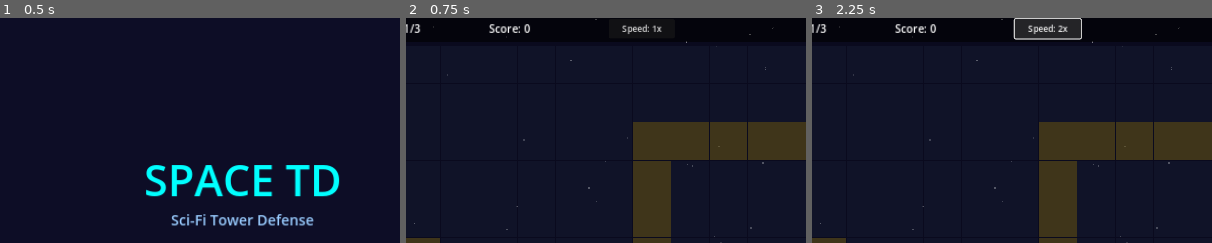
Above: before the commit, frames 1-3 (left to right).
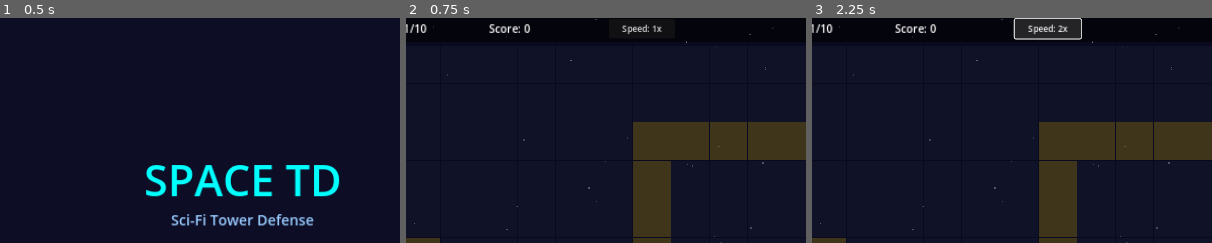
Above: after the commit, the same moments.

Repository: brew354/void_TD
Game: Godot game, scene res://Scenes/MenuScene.tscn
Same seed, same stepped clock (60 frames per second), same inputs: the game is played once before the commit and once after it.
Inputs:
- Up to frame 1 (0.5 s): no input
- Up to frame 2 (0.75 s): click "START GAME" at 0.5 s
- Up to frame 3 (2.25 s): click "START WAVE" at 1.25 s; click "Speed: 1x" at 2 s
The pictures show only the part of the screen within x 20-70%, y 0-50%; the shares and areas given below are measured in that part.

Frame 1 is identical in both runs. In frame 2, less than 0.1% of the frame differs, in the area x 2-6%, y 2-7%; in frame 3, less than 0.1%.

Commit message:
Expand to 10 waves with progressive difficulty scaling
- 10 waves (up from 3); boss waves at 3, 6, 9, 10 (finale has 2 bosses)
- Enemy HP scales by wave multiplier (1.0 → 2.62 across 10 waves)
- Speed scales at 30% of the HP multiplier to keep game readable
- WaveData carries difficulty_scale; WaveManager threads it through spawn signal
- EnemyNode.setup() accepts optional wave_scale parameter

Co-Authored-By: Claude Sonnet 4.6 <noreply@anthropic.com>

Diff:
--- a/SpaceTD/Models/WaveDefinition.gd
+++ b/SpaceTD/Models/WaveDefinition.gd
@@ -14,28 +14,74 @@
 		count = c
 		interval = i
 
-# WaveData holds an array of SpawnGroups and a delay before first spawn
+# WaveData holds spawn groups, a pre-delay, and a difficulty scale multiplier
 class WaveData:
 	var groups: Array  # Array[SpawnGroup]
 	var pre_delay: float
+	var difficulty_scale: float  # Multiplies enemy HP and partially scales speed
 
-	func _init(g: Array, d: float = 0.5) -> void:
+	func _init(g: Array, d: float = 0.5, s: float = 1.0) -> void:
 		groups = g
 		pre_delay = d
+		difficulty_scale = s
+
+# Scale increases 0.18 per wave: wave 1 = 1.0, wave 5 = 1.72, wave 10 = 2.62
+static func _scale(wave_idx: int) -> float:
+	return 1.0 + wave_idx * 0.18
 
 static func all_waves() -> Array:
 	return [
-		# Wave 1: 8 scouts
-		WaveData.new([SpawnGroup.new(EnemyDefinition.EnemyType.SCOUT, 8, 1.0)]),
-		# Wave 2: 5 scouts + 3 tanks
+		# Wave 1 — intro
+		WaveData.new([
+			SpawnGroup.new(EnemyDefinition.EnemyType.SCOUT, 8, 1.0),
+		], 0.5, _scale(0)),
+		# Wave 2
 		WaveData.new([
 			SpawnGroup.new(EnemyDefinition.EnemyType.SCOUT, 5, 0.8),
 			SpawnGroup.new(EnemyDefinition.EnemyType.TANK,  3, 2.0),
-		]),
-		# Wave 3: 4 scouts + 5 tanks + 1 boss
+		], 0.5, _scale(1)),
+		# Wave 3 — first boss
 		WaveData.new([
 			SpawnGroup.new(EnemyDefinition.EnemyType.SCOUT, 4, 0.8),
 			SpawnGroup.new(EnemyDefinition.EnemyType.TANK,  5, 1.5),
 			SpawnGroup.new(EnemyDefinition.EnemyType.BOSS,  1, 3.0),
-		]),
+		], 0.5, _scale(2)),
+		# Wave 4
+		WaveData.new([
+			SpawnGroup.new(EnemyDefinition.EnemyType.SCOUT, 10, 0.7),
+			SpawnGroup.new(EnemyDefinition.EnemyType.TANK,   3, 1.8),
+		], 0.5, _scale(3)),
+		# Wave 5
+		WaveData.new([
+			SpawnGroup.new(EnemyDefinition.EnemyType.SCOUT, 8, 0.7),
+			SpawnGroup.new(EnemyDefinition.EnemyType.TANK,  5, 1.5),
+		], 0.5, _scale(4)),
+		# Wave 6 — boss
+		WaveData.new([
+			SpawnGroup.new(EnemyDefinition.EnemyType.SCOUT, 6, 0.7),
+			SpawnGroup.new(EnemyDefinition.EnemyType.TANK,  6, 1.5),
+			SpawnGroup.new(EnemyDefinition.EnemyType.BOSS,  1, 3.0),
+		], 0.5, _scale(5)),
+		# Wave 7
+		WaveData.new([
+			SpawnGroup.new(EnemyDefinition.EnemyType.SCOUT, 12, 0.6),
+			SpawnGroup.new(EnemyDefinition.EnemyType.TANK,   7, 1.4),
+		], 0.5, _scale(6)),
+		# Wave 8
+		WaveData.new([
+			SpawnGroup.new(EnemyDefinition.EnemyType.SCOUT, 10, 0.6),
+			SpawnGroup.new(EnemyDefinition.EnemyType.TANK,   8, 1.3),
+		], 0.5, _scale(7)),
+		# Wave 9 — boss
+		WaveData.new([
+			SpawnGroup.new(EnemyDefinition.EnemyType.SCOUT, 8, 0.6),
+			SpawnGroup.new(EnemyDefinition.EnemyType.TANK,  9, 1.3),
+			SpawnGroup.new(EnemyDefinition.EnemyType.BOSS,  1, 3.0),
+		], 0.5, _scale(8)),
+		# Wave 10 — finale
+		WaveData.new([
+			SpawnGroup.new(EnemyDefinition.EnemyType.SCOUT, 12, 0.5),
+			SpawnGroup.new(EnemyDefinition.EnemyType.TANK,  12, 1.2),
+			SpawnGroup.new(EnemyDefinition.EnemyType.BOSS,   2, 3.0),
+		], 0.5, _scale(9)),
 	]
--- a/SpaceTD/Nodes/EnemyNode.gd
+++ b/SpaceTD/Nodes/EnemyNode.gd
@@ -34,12 +34,12 @@
 var _hp_bar_bg: ColorRect
 var _hp_bar_fg: ColorRect
 
-func setup(type: EnemyDefinition.EnemyType) -> void:
+func setup(type: EnemyDefinition.EnemyType, wave_scale: float = 1.0) -> void:
 	enemy_type = type
 	var s = EnemyDefinition.stats(type)
-	max_hp = float(s["hp"])
+	max_hp = float(s["hp"]) * wave_scale
 	current_hp = max_hp
-	speed = float(s["speed"])
+	speed = float(s["speed"]) * (1.0 + (wave_scale - 1.0) * 0.3)
 	reward = int(s["reward"])
 	lives_damage = int(s["lives_damage"])
 
--- a/SpaceTD/Scenes/GameScene.gd
+++ b/SpaceTD/Scenes/GameScene.gd
@@ -241,10 +241,10 @@
 		get_tree().paused = true
 
 # ── Enemy Spawning ────────────────────────────────────────────────────────────
-func _on_enemy_spawned(enemy_type: EnemyDefinition.EnemyType) -> void:
+func _on_enemy_spawned(enemy_type: EnemyDefinition.EnemyType, wave_scale: float) -> void:
 	var enemy = EnemyNode.new()
 	enemy_layer.add_child(enemy)
-	enemy.setup(enemy_type)
+	enemy.setup(enemy_type, wave_scale)
 	enemy.died.connect(_on_enemy_died)
 	enemy.exited.connect(_on_enemy_exited)
 	if enemy.is_boss:
--- a/SpaceTD/Systems/WaveManager.gd
+++ b/SpaceTD/Systems/WaveManager.gd
@@ -5,13 +5,14 @@
 const EnemyDefinition = preload("res://Models/EnemyDefinition.gd")
 
 signal wave_complete
-signal enemy_spawned(enemy_type)
+signal enemy_spawned(enemy_type, wave_scale: float)
 
 var _scene: Node  # GameScene reference for running timers
 var _waves: Array
 var _current_wave_index: int = 0
 var _active_enemy_count: int = 0
 var _spawning: bool = false
+var _current_wave_scale: float = 1.0
 
 func _init(scene: Node) -> void:
 	_scene = scene
@@ -31,6 +32,7 @@
 		return
 	_spawning = true
 	var wave_data = _waves[_current_wave_index]
+	_current_wave_scale = wave_data.difficulty_scale
 	_current_wave_index += 1
 	_schedule_wave(wave_data)
 
@@ -48,7 +50,7 @@
 	end_timer.timeout.connect(_check_wave_end, CONNECT_ONE_SHOT)
 
 func _do_spawn(enemy_type: EnemyDefinition.EnemyType) -> void:
-	enemy_spawned.emit(enemy_type)
+	enemy_spawned.emit(enemy_type, _current_wave_scale)
 
 func on_enemy_resolved() -> void:
 	# Called by GameScene when an enemy dies or exits
--- a/SpaceTD/validate.gd
+++ b/SpaceTD/validate.gd
@@ -66,7 +66,7 @@
 	# --- WaveDefinition ---
 	print("\n[ WaveDefinition ]")
 	var waves = WaveDefinition.all_waves()
-	_assert(waves.size() == 3, "3 waves defined")
+	_assert(waves.size() == 10, "10 waves defined")
 	var w1_count = 0
 	for g in waves[0].groups: w1_count += g.count
 	_assert(w1_count == 8, "Wave 1: 8 enemies")
@@ -79,6 +79,11 @@
 	_assert(waves[2].groups.size() == 3, "Wave 3 has 3 spawn groups")
 	_assert(waves[2].groups[2].type == EnemyDefinition.EnemyType.BOSS, "Wave 3 third group is BOSS")
 	_assert(waves[2].groups[2].count == 1, "Wave 3 boss group count = 1")
+	_assert(waves[5].groups[2].type == EnemyDefinition.EnemyType.BOSS, "Wave 6 has boss")
+	_assert(waves[8].groups[2].type == EnemyDefinition.EnemyType.BOSS, "Wave 9 has boss")
+	_assert(waves[9].groups[2].count == 2, "Wave 10 has 2 bosses")
+	_assert(waves[1].difficulty_scale > waves[0].difficulty_scale, "Scale increases each wave")
+	_assert(waves[9].difficulty_scale > waves[4].difficulty_scale, "Wave 10 harder than wave 5")
 
 	# --- GridManager ---
 	print("\n[ GridManager ]")
@@ -139,6 +144,12 @@
 	_assert(boss.stun_pulse.get_connections().size() >= 0, "Boss has stun_pulse signal")
 	boss.queue_free()
 
+	var scaled = EnemyNode.new()
+	scaled.setup(EnemyDefinition.EnemyType.SCOUT, 2.0)
+	_assert(scaled.max_hp == 100.0, "Scout at scale 2.0 has 100 hp")
+	_assert(scaled.speed > 200.0, "Scout at scale 2.0 is faster than base")
+	scaled.queue_free()
+
 	# --- TowerNode stun ---
 	print("\n[ TowerNode stun ]")
 	var tower = TowerNode.new()
